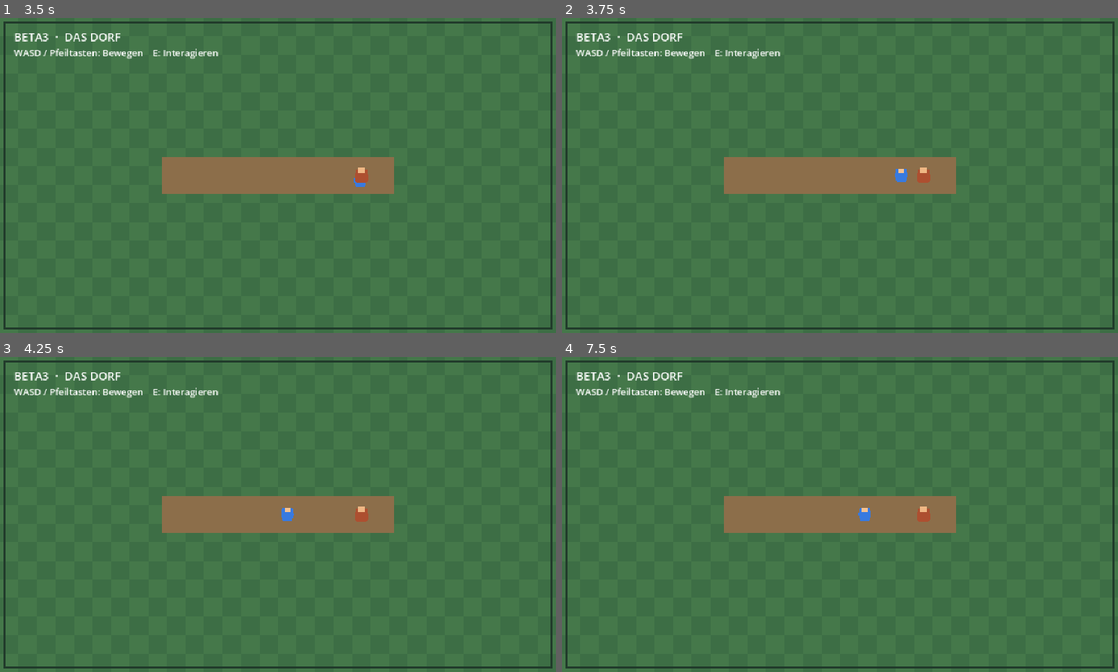
Above: before the commit, frames 1-4 (two rows, left to right).
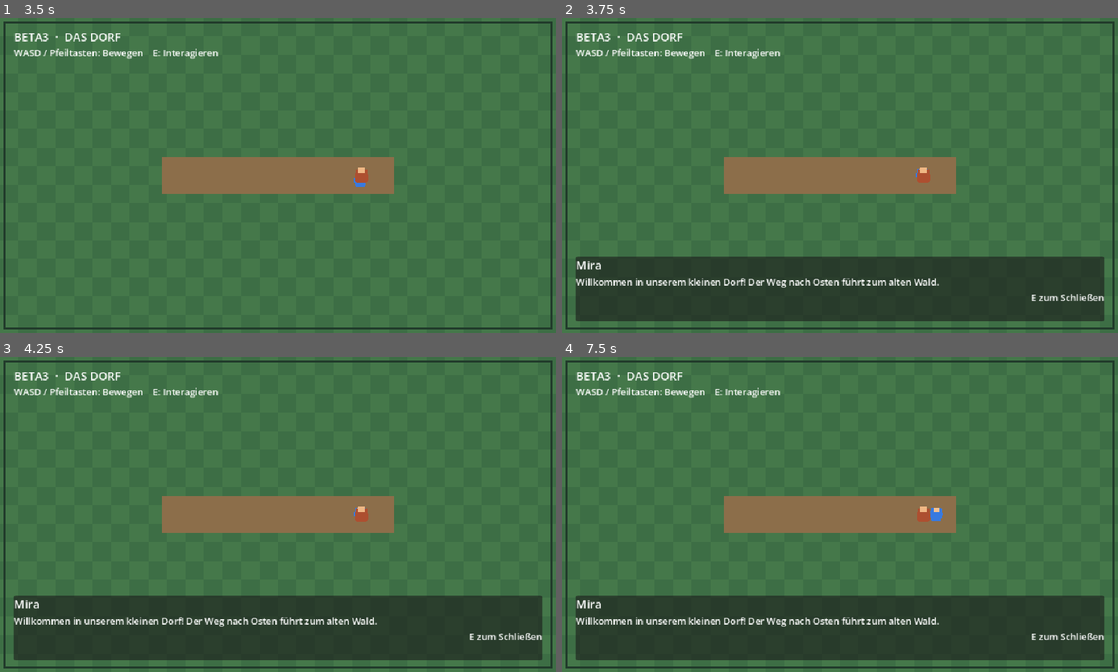
Above: after the commit, the same moments.

Repository: PromptBrainless/Beta3
Game: Godot game, scene res://scenes/world.tscn
The game is run twice, just before and just after one commit, with the same random seed, the same clock (stepped at 60 frames per second) and the same inputs.
Inputs:
- Up to frame 1 (3.5 s): tap Enter at 0.5 s; hold D (move_right) 0.53-1.28 s; hold E (interact) 0.53-1.28 s; hold S (move_down) 1.28-2.03 s; tap E (interact) at 1.35, 2.85 s; hold D (move_right) 2.03-2.78 s; hold E (interact) 2.03-2.78 s; tap Space at 2.75 s; hold W (move_up) from 2.78 s (still down)
- Up to frame 2 (3.75 s): tap Enter at 3.5 s; release W (move_up) at 3.53 s; hold A (move_left) from 3.53 s (still down); hold E (interact) from 3.53 s (still down)
- Up to frame 3 (4.25 s): keep holding A (move_left); keep holding E (interact)
- Up to frame 4 (7.5 s): release E (interact) at 4.28 s; tap E (interact) at 4.35, 5.85, 7.35 s; release A (move_left) at 5.03 s; hold S (move_down) 5.03-5.78 s; hold E (interact) 5.03-5.78 s; hold D (move_right) 5.78-6.53 s; tap Space at 6.5 s; hold W (move_up) 6.53-7.28 s; hold E (interact) 6.53-7.28 s; hold D (move_right) from 7.28 s (still down)

Frame 1 is identical in both runs. In frame 2, 19% of the frame differs, in the area x 2-98%, y 47-97%; in frame 3, 19%; in frame 4, 20%.

Commit message:
Finish RPG setup guidance
Co-authored-by: PromptBrainless <164266044+PromptBrainless@users.noreply.github.com>

Diff:
--- a/scripts/player.gd
+++ b/scripts/player.gd
@@ -16,6 +16,3 @@
 	velocity = direction * move_speed
 	move_and_slide()
 	global_position = global_position.clamp(WORLD_MIN, WORLD_MAX)
-
-	if Input.is_action_just_pressed("interact"):
-		get_tree().call_group("interactable", "interact", global_position)
--- a/scripts/world.gd
+++ b/scripts/world.gd
@@ -17,10 +17,15 @@
 	villager.dialogue_requested.connect(_on_dialogue_requested)
 
 
-func _process(_delta: float) -> void:
-	if dialogue_panel.visible and Input.is_action_just_pressed("interact"):
+func _unhandled_input(event: InputEvent) -> void:
+	if not event.is_action_pressed("interact", false):
+		return
+
+	if dialogue_panel.visible:
 		dialogue_panel.hide()
 		player.movement_enabled = true
+	else:
+		get_tree().call_group("interactable", "interact", player.global_position)
 
 
 func _draw() -> void:
Not shown, added: .gitignore
